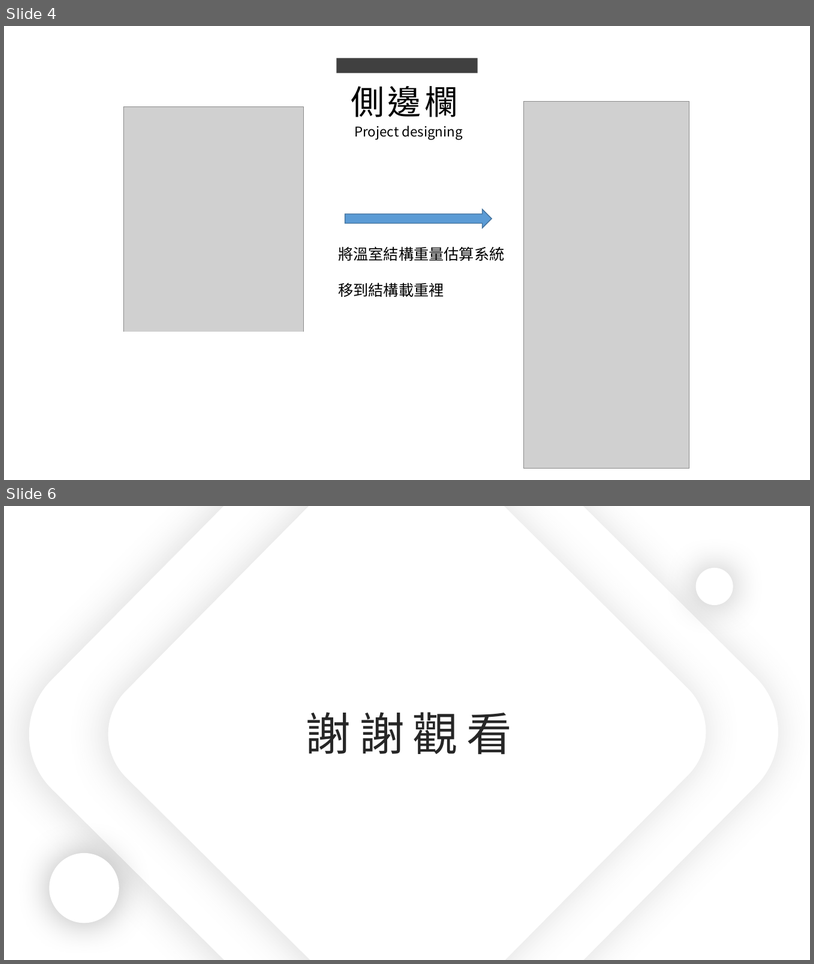
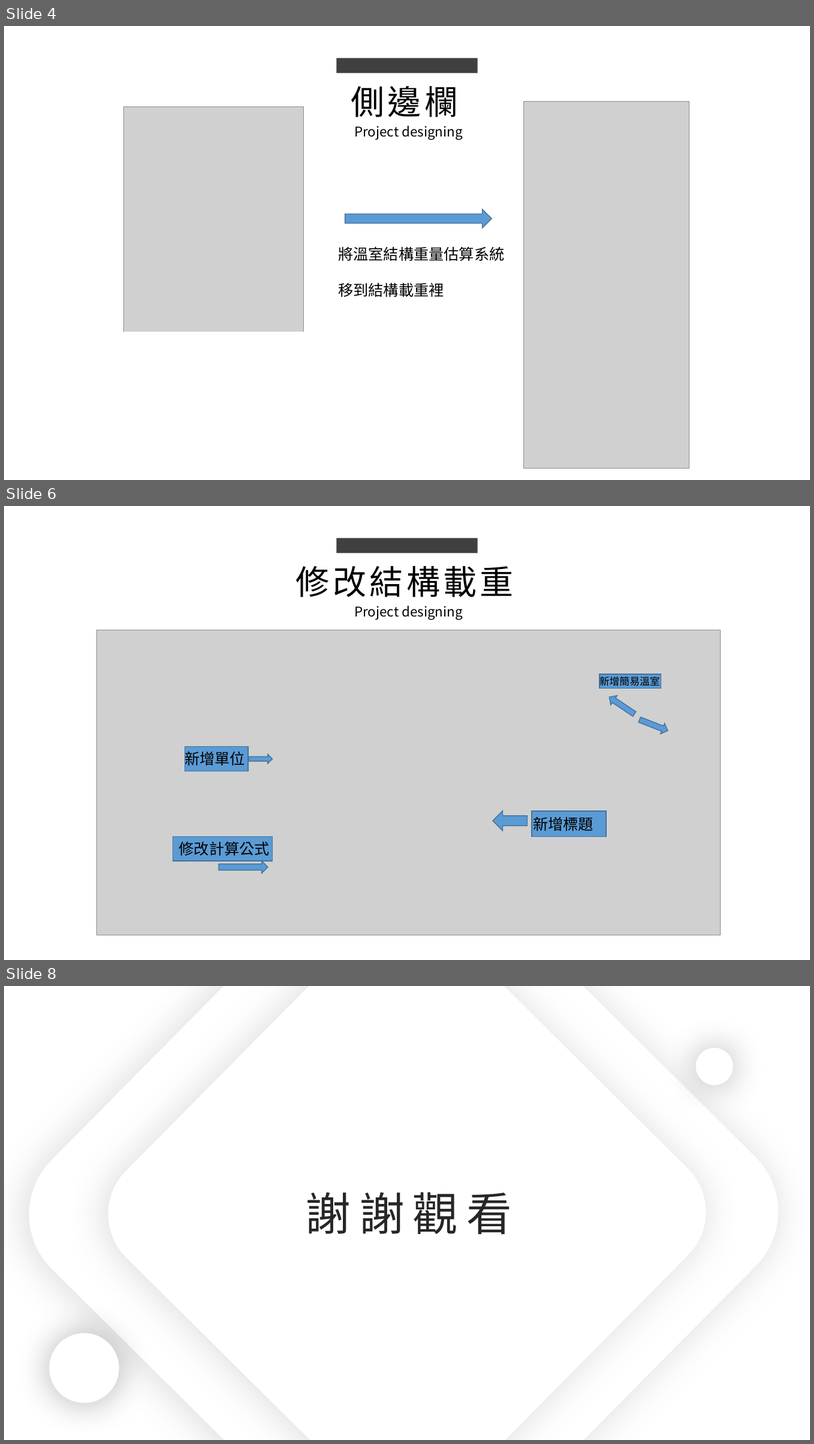
Before and after one commit to king637324/KnowledgeGreenhouseSystem, a slide deck: 工作日報_葉柏漢/2021.08/2021.08.06(加班)~2021.08.09工作日報_葉柏漢.pptx. Shown one above the other, each under a label of ours: slides 4 and 6 before the commit, slides 4, 6 and 8 after it; the slides between them are not shown. The pictures are 814x964 and 814x1444 pixels, drawn with LibreOffice and Linux fonts; fonts in the diff are those of the drawing; grey boxes stand for pictures. Boxes give left, top, right and bottom in pixels: in the first picture for what was removed or moved away, otherwise in the second. Text is boxed around its words. In the diff, an @@ line names an element or a change of style, - is before the commit and + after.

```diff
--- a/工作日報_葉柏漢/2021.08/2021.08.06(加班)~2021.08.09工作日報_葉柏漢.pptx
+++ b/工作日報_葉柏漢/2021.08/2021.08.06(加班)~2021.08.09工作日報_葉柏漢.pptx
@@ slide 6 added at box(4, 506, 810, 960), background #FFFFFF @@
@@ rectangle added at box(337, 538, 477, 553), fill #404040 @@
@@ text added at box(296, 566, 514, 597), 40 pt, text #000000 @@
+修改結構載重
@@ text added at box(354, 606, 462, 619), 16 pt, text #000000 @@
+Project designing
@@ picture added at box(96, 630, 721, 935) @@
@@ rectangle added at box(600, 674, 662, 688), fill #5B9BD5, outline #43739E 1 pt @@
@@ text added at box(600, 675, 660, 688), 12 pt, text #000000 @@
+新增簡易溫室
@@ right arrow added at box(606, 692, 638, 718), fill #5B9BD5, outline #43739E 1 pt @@
@@ right arrow added at box(638, 714, 671, 736), fill #5B9BD5, outline #43739E 1 pt @@
@@ rectangle added at box(185, 747, 248, 771), fill #5B9BD5, outline #43739E 1 pt @@
@@ text added at box(185, 749, 245, 768), 18 pt, text #000000 @@
+新增單位
@@ right arrow added at box(249, 754, 273, 763), fill #5B9BD5, outline #43739E 1 pt @@
@@ right arrow added at box(494, 811, 528, 831), fill #5B9BD5, outline #43739E 1 pt @@
@@ rectangle added at box(532, 811, 606, 837), fill #5B9BD5, outline #43739E 1 pt @@
@@ rectangle added at box(57, 812, 345, 955), fill #FFFFFF, outline #FFFFFF 1 pt @@
@@ text added at box(533, 817, 594, 831), 18 pt, text #000000 @@
+新增標題
@@ rectangle added at box(173, 837, 272, 861), fill #5B9BD5, outline #43739E 1 pt @@
@@ text added at box(179, 841, 270, 855), 18 pt, text #000000 @@
+修改計算公式
@@ right arrow added at box(219, 861, 268, 873), fill #5B9BD5, outline #43739E 1 pt @@
@@ what was slide 6 is now slide 8 @@
```
Also in this commit, not shown: 2 slides changed, 1 other slide added, 3 other files.
